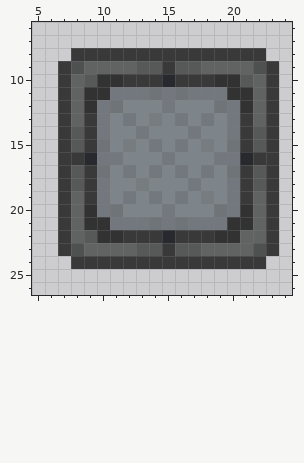
Two states of a pixel-art sprite, Resources/Textures/_White/Objects/Tiles/tile.rsi/rglass-frame-steel.png. The picture above was drawn from the file before the commit.
The file is 32x32 pixels. Colours within 5 levels of each other are drawn and written as one. Shown: x 5..24, y 6..26.
New version:
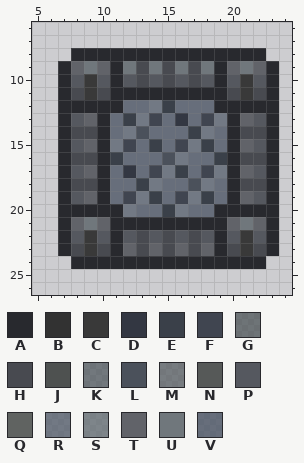
Palette (. is transparent): A #28292e  B #323232  C #393939  D #333742  E #3a4049  F #404550  G #454d50b2  H #484a50  J #4e5150  K #4a5258b1  L #4b515b  M #52595db2  N #565958  P #55585f  Q #606361  R #57606dc5  S #5c666cb2  T #616369  U #70777c  V #475161c3
What changed:
Changed rows in their new state; - is an unchanged pixel.
first column x 7:
 8 -AAAAAAAAAAAAAAA-
 9 ATUTAUHUHUHUATUTA
10 APCPAPHPHPHPAPCPA
11 AHCHAAAAAAAAAHCHA
12 AAAAAVVREVVVAAAAA
13 APTAVERFVDVFRATPA
14 AHHAVRLVVVERVAHHA
15 APTARFVEVFREVATPA
16 AHHAEVVVLRVVEAHHA
17 APTAVDVFREVFRATPA
18 AHHAVVERVVLRVAHHA
19 APTAVFREVFREVATPA
20 AAAAARVVERVVAAAAA
21 ATUTAAAAAAAAATUTA
22 APCPAPHPHPHPAPCPA
23 AHCHATHTHTHTAHCHA
24 -AAAAAAAAAAAAAAA-
